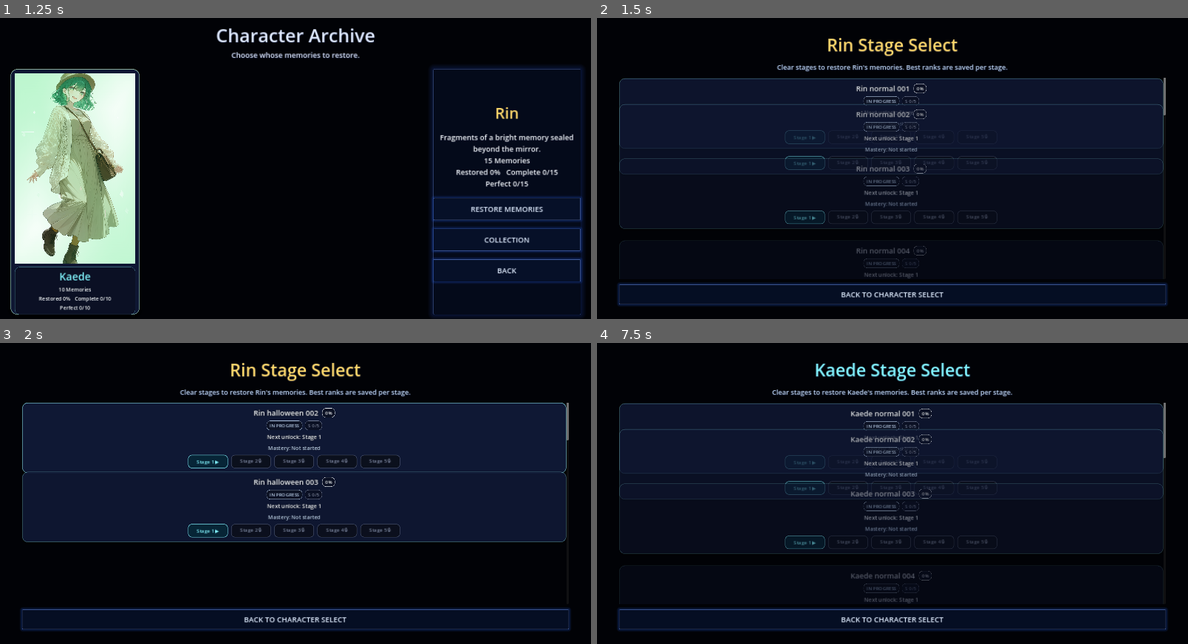
Above: before the commit, frames 1-4 (two rows, left to right).
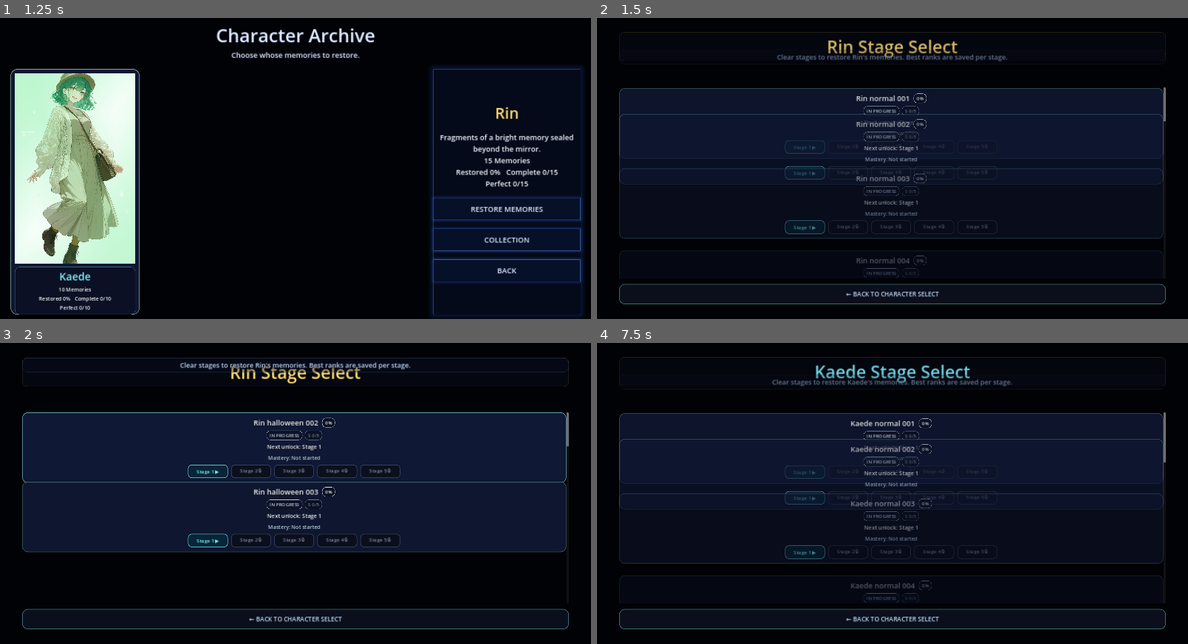
Above: after the commit, the same moments.

Repository: uzupiyo/Lost-Memoria
Game: Godot game, scene res://scenes/title/title.tscn
The game is run twice, just before and just after one commit, with the same random seed, the same clock (stepped at 60 frames per second) and the same inputs.
Inputs (mouse positions are in pixels of both pictures, inside the frame that each line leads up to):
- Up to frame 1 (1.25 s): click (189, 177) at 0.5 s
- Up to frame 2 (1.5 s): click "RESTORE MEMORIES" at 1.25 s
- Up to frame 3 (2 s): no input
- Up to frame 4 (7.5 s): click "BACK TO CHARACTER SELECT" (after the commit: "← BACK TO CHARACTER SELECT") at 2 s; click "BACK" at 2.75 s; click (786, 502) at 3.5 s; click (673, 517) at 4.25 s; click (673, 517) at 5 s; click (673, 520) at 5.75 s; click "COLLECTION" at 6.5 s; click "STAGE SELECT" at 7.25 s

Frame 1 is identical in both runs. In frame 2, 10% of the frame differs, in the area x 3-97%, y 4-96%; in frame 3, 13%; in frame 4, 10%.

Commit message:
Polish stage select header and back button

Diff:
--- a/scripts/stage_select.gd
+++ b/scripts/stage_select.gd
@@ -14,8 +14,17 @@
 @onready var hint_label: Label = %HintLabel
 
 var panel_intro_tween: Tween = null
+var header_intro_tween: Tween = null
+var back_button_tween: Tween = null
 
 func _ready() -> void:
+	_setup_header_text()
+	_setup_header_and_back_style()
+	_build_stage_list()
+	_play_header_intro()
+	_play_panel_intro()
+
+func _setup_header_text() -> void:
 	title_label.text = "%s Stage Select" % GameState.selected_character_id
 	title_label.add_theme_color_override("font_color", _character_accent_color(GameState.selected_character_id))
 	title_label.add_theme_color_override("font_outline_color", Color(0.02, 0.03, 0.08, 1.0))
@@ -24,8 +33,96 @@
 	hint_label.add_theme_color_override("font_color", UI_COLOR_MIST_BLUE)
 	hint_label.add_theme_color_override("font_outline_color", Color(0.02, 0.03, 0.08, 1.0))
 	hint_label.add_theme_constant_override("outline_size", 3)
-	_build_stage_list()
-	_play_panel_intro()
+
+func _setup_header_and_back_style() -> void:
+	title_label.add_theme_stylebox_override("normal", _make_label_card_style(_character_accent_color(GameState.selected_character_id), 0.18))
+	hint_label.add_theme_stylebox_override("normal", _make_label_card_style(UI_COLOR_MIRROR_CYAN, 0.10))
+	var back_button: Button = _get_back_button()
+	if back_button != null:
+		back_button.custom_minimum_size = Vector2(420, 66)
+		back_button.text = "← BACK TO CHARACTER SELECT"
+		back_button.add_theme_font_size_override("font_size", 20)
+		back_button.add_theme_color_override("font_color", UI_COLOR_MIST_BLUE)
+		back_button.add_theme_color_override("font_hover_color", UI_COLOR_MIRROR_CYAN)
+		back_button.add_theme_color_override("font_pressed_color", UI_COLOR_RESTORATION_GOLD)
+		back_button.add_theme_stylebox_override("normal", _make_nav_button_style(false))
+		back_button.add_theme_stylebox_override("hover", _make_nav_button_style(true))
+		back_button.add_theme_stylebox_override("pressed", _make_nav_button_style(true))
+		back_button.pivot_offset = back_button.size * 0.5
+		if not back_button.mouse_entered.is_connected(_on_back_button_mouse_entered):
+			back_button.mouse_entered.connect(_on_back_button_mouse_entered)
+		if not back_button.mouse_exited.is_connected(_on_back_button_mouse_exited):
+			back_button.mouse_exited.connect(_on_back_button_mouse_exited)
+
+func _get_back_button() -> Button:
+	return get_node_or_null("MarginContainer/VBoxContainer/BackButton") as Button
+
+func _make_label_card_style(edge_color: Color, edge_alpha: float) -> StyleBoxFlat:
+	var style: StyleBoxFlat = StyleBoxFlat.new()
+	style.bg_color = Color(0.04, 0.06, 0.13, 0.34)
+	style.border_color = Color(edge_color.r, edge_color.g, edge_color.b, edge_alpha)
+	style.set_border_width_all(1)
+	style.set_corner_radius_all(16)
+	style.content_margin_left = 18
+	style.content_margin_right = 18
+	style.content_margin_top = 8
+	style.content_margin_bottom = 8
+	return style
+
+func _make_nav_button_style(is_hover: bool) -> StyleBoxFlat:
+	var style: StyleBoxFlat = StyleBoxFlat.new()
+	style.bg_color = Color(0.05, 0.07, 0.13, 0.84) if not is_hover else Color(0.02, 0.16, 0.22, 0.86)
+	style.border_color = Color(UI_COLOR_MIRROR_CYAN.r, UI_COLOR_MIRROR_CYAN.g, UI_COLOR_MIRROR_CYAN.b, 0.44 if not is_hover else 0.80)
+	style.set_border_width_all(2)
+	style.set_corner_radius_all(18)
+	style.content_margin_left = 18
+	style.content_margin_right = 18
+	style.content_margin_top = 10
+	style.content_margin_bottom = 10
+	style.shadow_color = Color(0, 0, 0, 0.28)
+	style.shadow_size = 8 if is_hover else 5
+	style.shadow_offset = Vector2(0, 3)
+	return style
+
+func _play_header_intro() -> void:
+	if header_intro_tween != null:
+		header_intro_tween.kill()
+	title_label.modulate = Color(1, 1, 1, 0)
+	hint_label.modulate = Color(1, 1, 1, 0)
+	var original_title_position: Vector2 = title_label.position
+	var original_hint_position: Vector2 = hint_label.position
+	title_label.position = original_title_position + Vector2(0, -10)
+	hint_label.position = original_hint_position + Vector2(0, -6)
+	header_intro_tween = create_tween()
+	header_intro_tween.set_parallel(true)
+	header_intro_tween.tween_property(title_label, "modulate", Color(1, 1, 1, 1), 0.22)
+	header_intro_tween.tween_property(title_label, "position", original_title_position, 0.22)
+	header_intro_tween.tween_property(hint_label, "modulate", Color(1, 1, 1, 1), 0.28).set_delay(0.04)
+	header_intro_tween.tween_property(hint_label, "position", original_hint_position, 0.28).set_delay(0.04)
+	header_intro_tween.set_parallel(false)
+	header_intro_tween.tween_callback(_on_header_intro_finished)
+
+func _on_header_intro_finished() -> void:
+	header_intro_tween = null
+
+func _on_back_button_mouse_entered() -> void:
+	_tween_back_button(Vector2(1.025, 1.025), 0.10)
+
+func _on_back_button_mouse_exited() -> void:
+	_tween_back_button(Vector2.ONE, 0.12)
+
+func _tween_back_button(target_scale: Vector2, duration: float) -> void:
+	var back_button: Button = _get_back_button()
+	if back_button == null:
+		return
+	if back_button_tween != null:
+		back_button_tween.kill()
+	back_button_tween = create_tween()
+	back_button_tween.tween_property(back_button, "scale", target_scale, duration)
+	back_button_tween.tween_callback(_on_back_button_tween_finished)
+
+func _on_back_button_tween_finished() -> void:
+	back_button_tween = null
 
 func _build_stage_list() -> void:
 	var child_index: int = still_list.get_child_count() - 1
